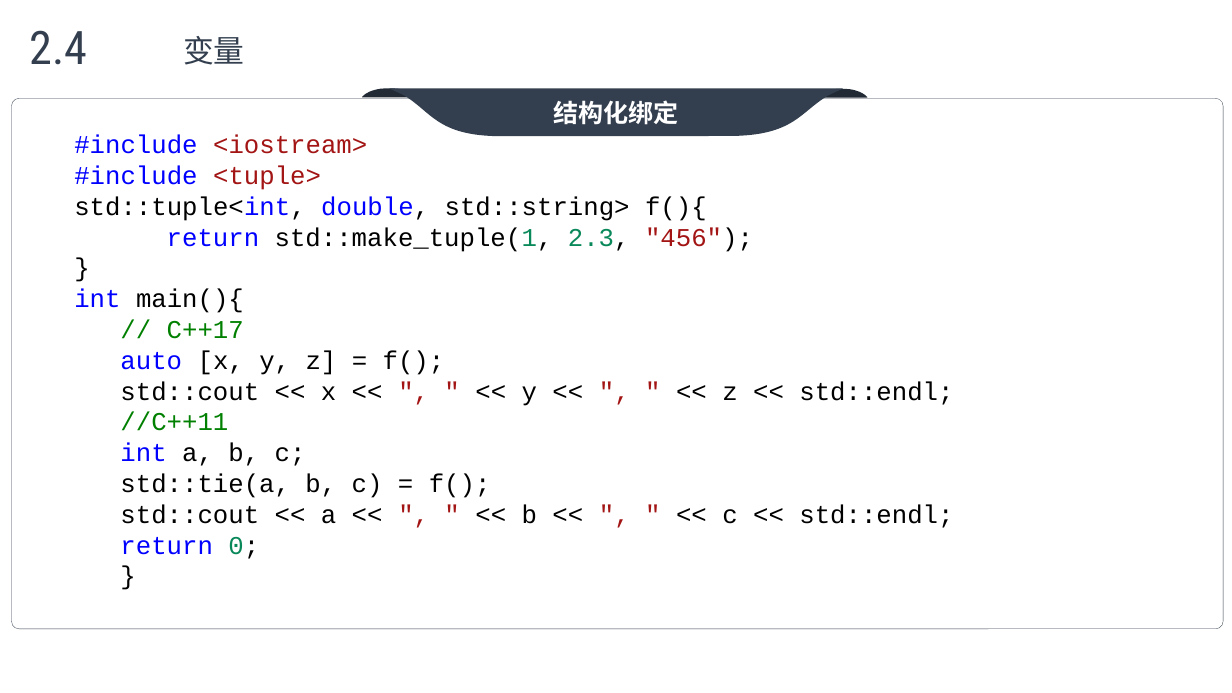
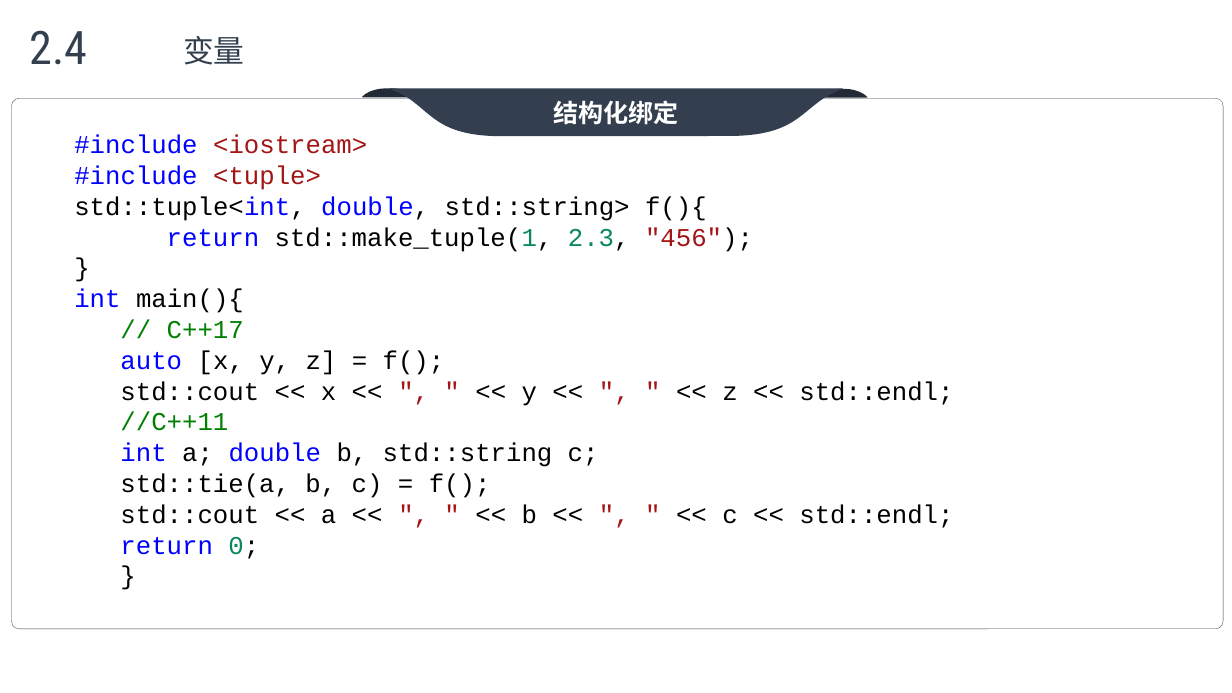
Before and after one commit to max4sharing/modern_cpp, a slide deck: slide 23 of C++11.pptx (slide 22 before the commit). Drawn at 1232x693 pixels with LibreOffice and Linux fonts; fonts in the diff are those of the drawing; background and template pictures are left out. Boxes give left, top, right and bottom in pixels: in the first picture for what was removed or moved away, otherwise in the second. Text is boxed around its words. In the diff, an @@ line names an element or a change of style, - is before the commit and + after.

```diff
--- a/C++11.pptx
+++ b/C++11.pptx
@@ text at bbox=[120, 442, 599, 467]: text changed @@
-  int a, b, c;
+  int a; double b, std::string c;
```
Also in this commit, not shown: 7 other slides changed, 1 slide added, 2 other files.
